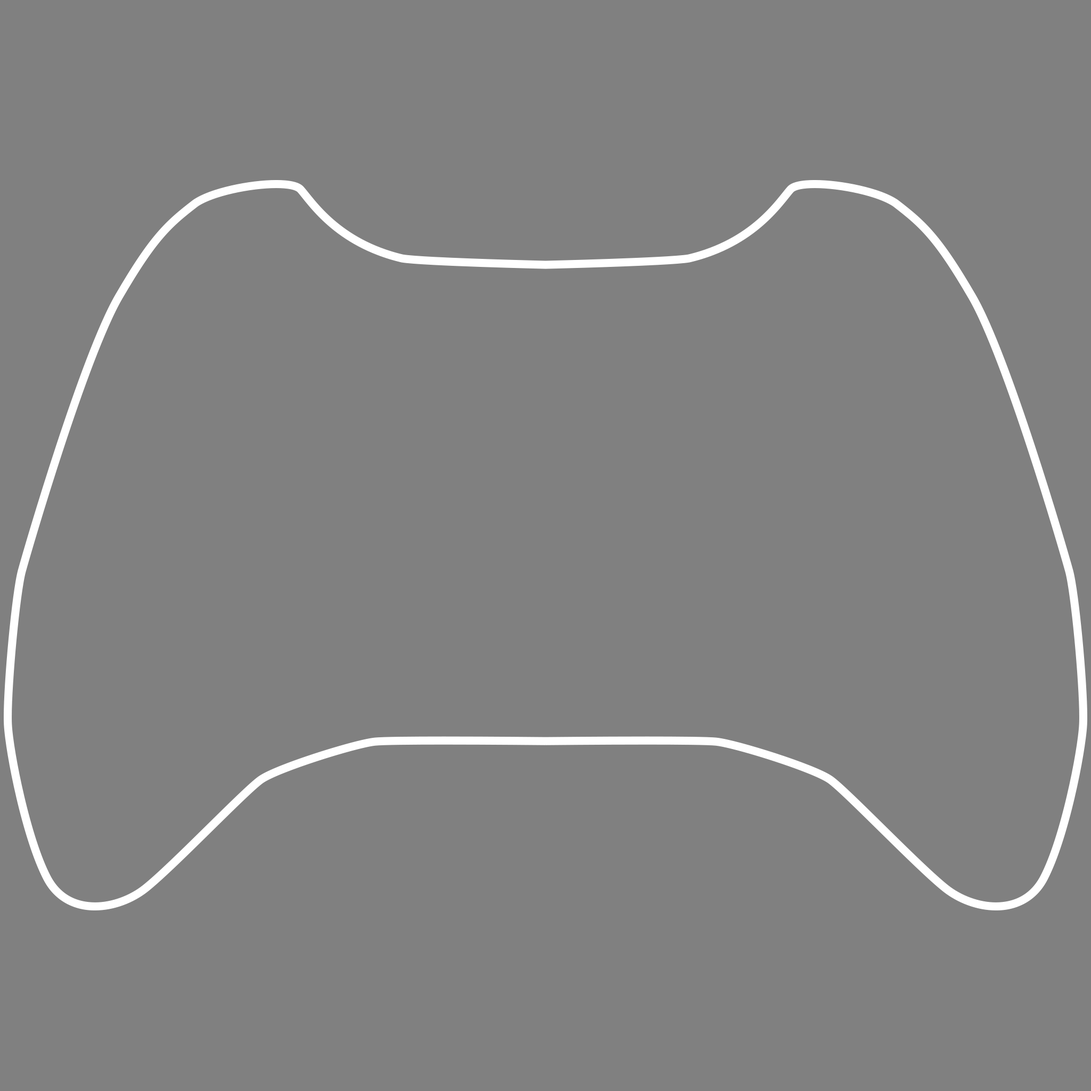
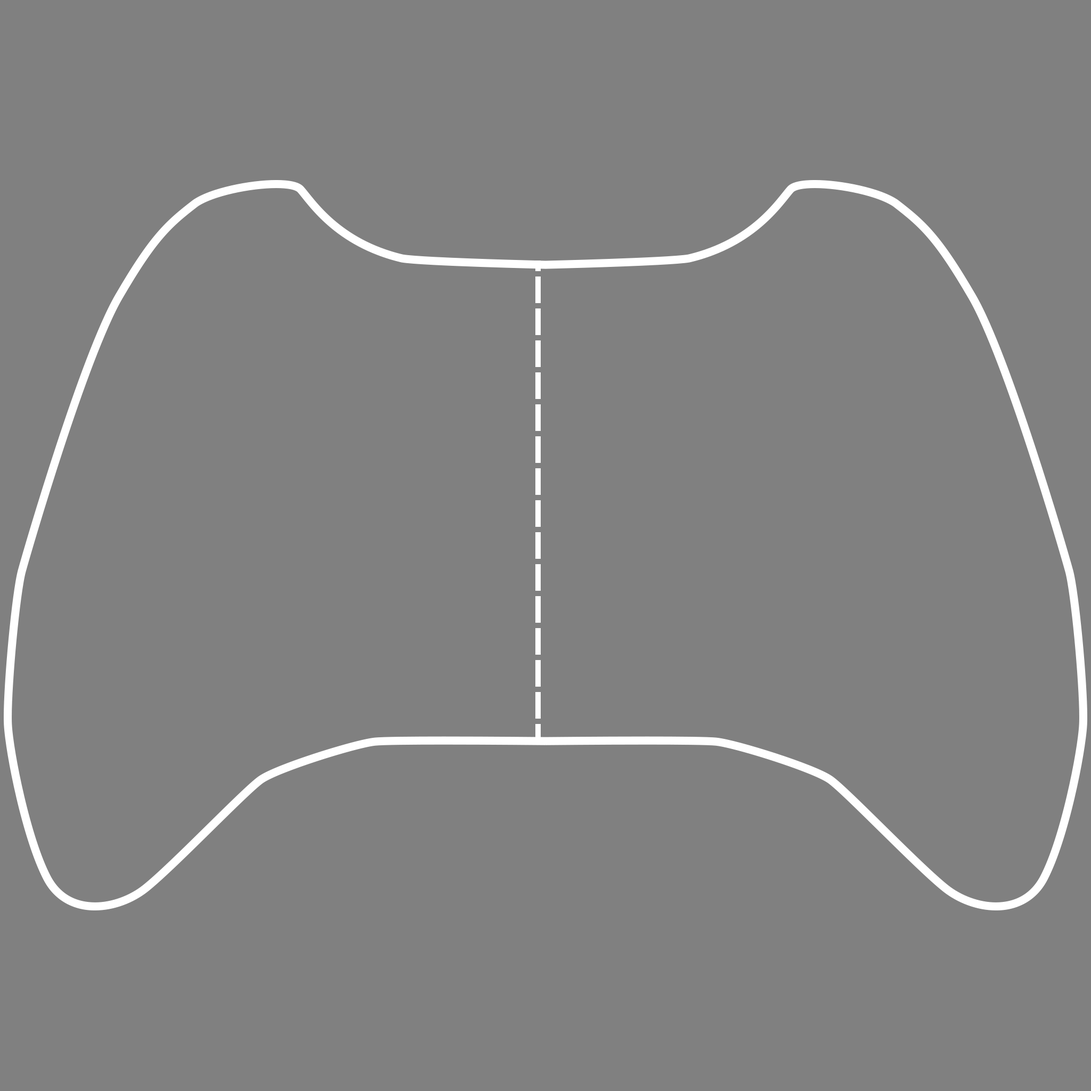
Revision of a layered 1091x1091 image; what changed, layer by layer:
added layer "Shape 1" above "Vector Smart Object" over (535, 260, 541, 738)
